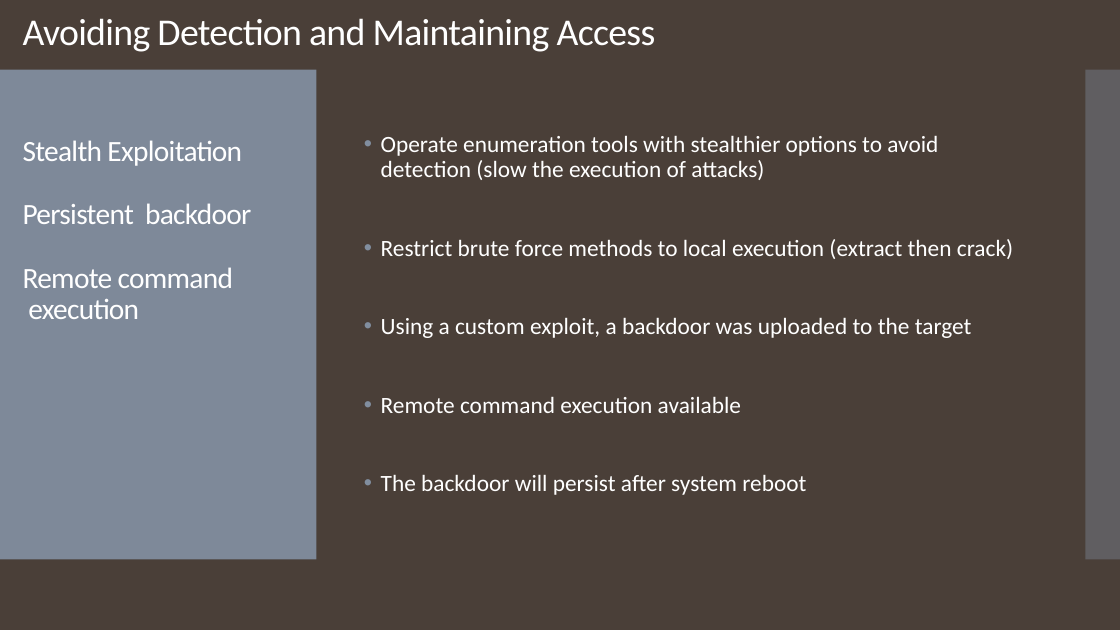
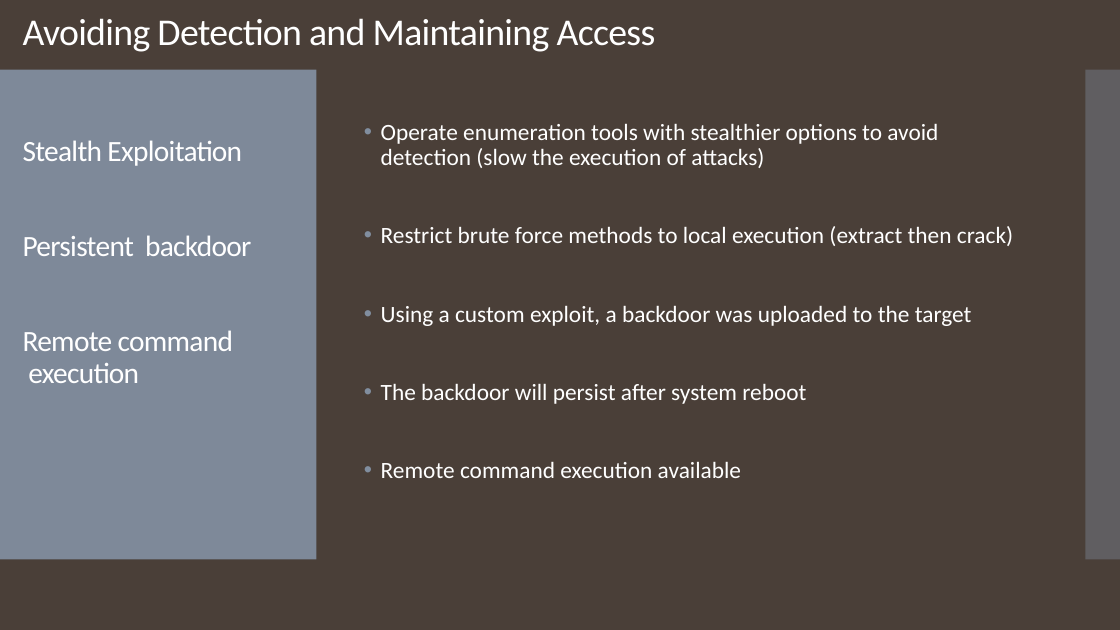
Before and after one commit to forrestaj64/Vulnerabilities-Attack-Defend-Remediate, a slide deck: slide 8 of Overiew-Presentation.pptx. Drawn at 1120x630 pixels with LibreOffice and Linux fonts; fonts in the diff are those of the drawing. Boxes give left, top, right and bottom in pixels: in the first picture for what was removed or moved away, otherwise in the second. Text is boxed around its words. In the diff, an @@ line names an element or a change of style, - is before the commit and + after.

```diff
--- a/Overiew-Presentation.pptx
+++ b/Overiew-Presentation.pptx
@@ title "Avoiding Detection and Maintaining Access ..." rewrapped from (x1=23, y1=18, x2=656, y2=319) to (x1=23, y1=18, x2=656, y2=383) @@
@@ text at (x1=381, y1=384, x2=806, y2=404): paragraph added @@
+• The backdoor will persist after system reboot
@@ text at (x1=381, y1=475, x2=806, y2=495): paragraph removed @@
-• The backdoor will persist after system reboot
```
Also in this commit, not shown: 2 other slides changed.
